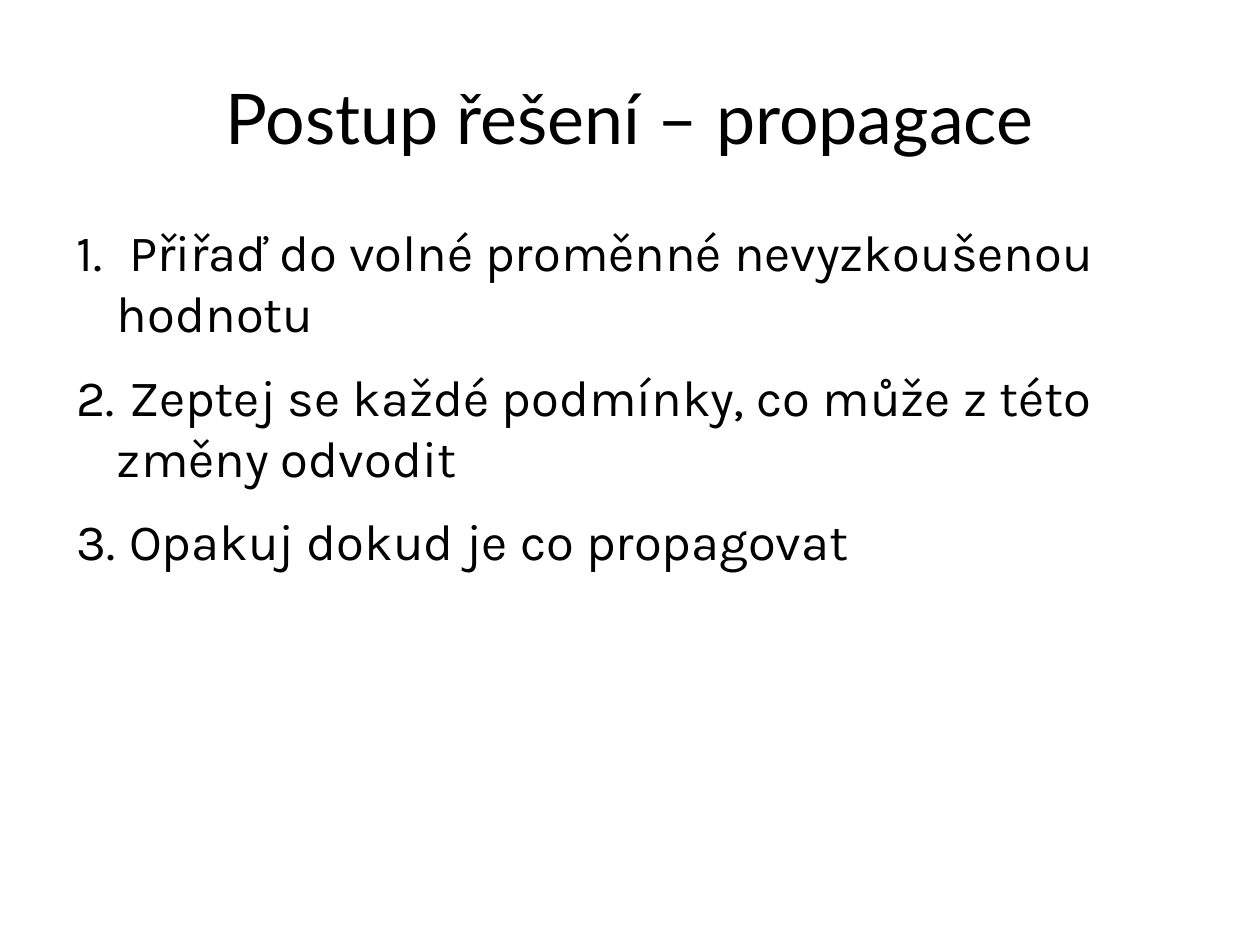
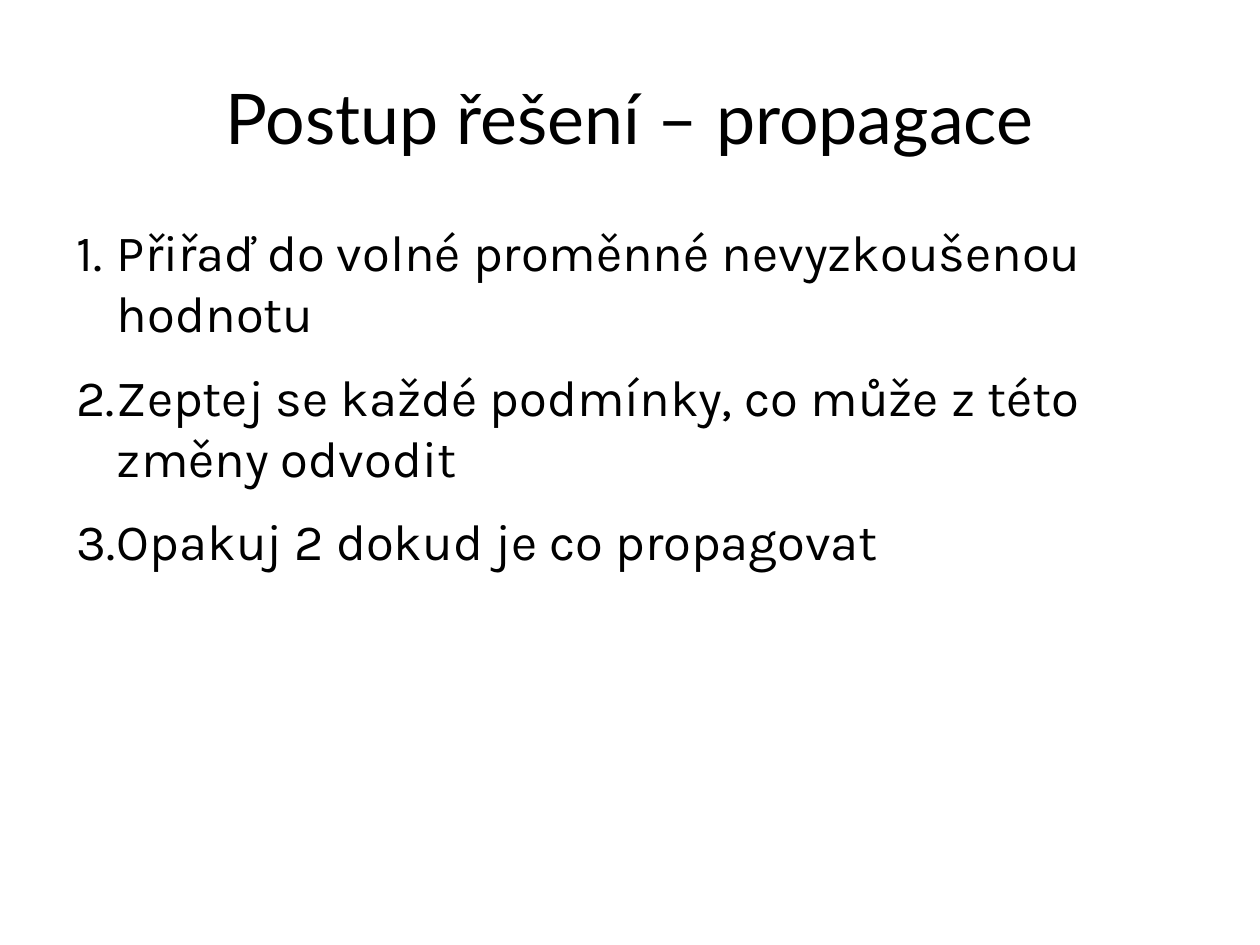
Before and after one commit to MichalPokorny/compulsive-skin-picking, a slide deck: slide 3 of csp.odp. Drawn at 1260x945 pixels with LibreOffice and Linux fonts; fonts in the diff are those of the drawing. Boxes give left, top, right and bottom in pixels: in the first picture for what was removed or moved away, otherwise in the second. Text is boxed around its words. In the diff, an @@ line names an element or a change of style, - is before the commit and + after.

```diff
--- a/csp.odp
+++ b/csp.odp
@@ text at [76, 525, 877, 572]: text changed @@
-3. Opakuj dokud je co propagovat
+3. Opakuj 2 dokud je co propagovat
```
Also in this commit, not shown: 5 other slides changed, 1 slide added, 9 other files.
